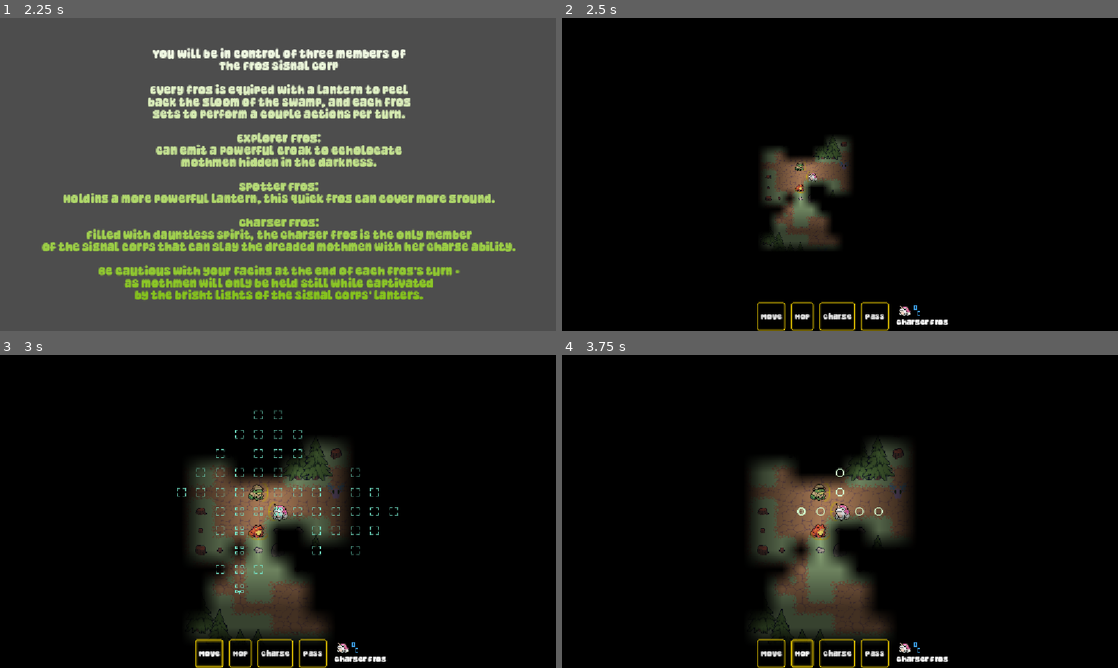
Above: before the commit, frames 1-4 (two rows, left to right).
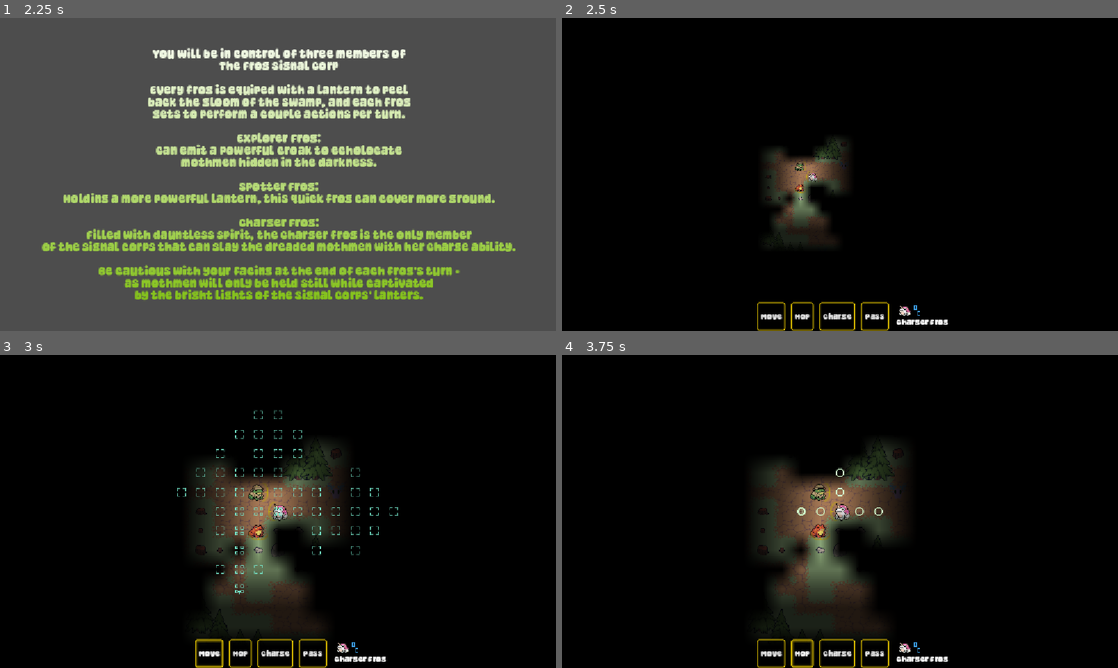
Above: after the commit, the same moments.

Repository: Habidakus/wild-jam-98-signal
Game: Godot game, scene res://scenes/main.tscn
Same seed, same stepped clock (60 frames per second), same inputs: the game is played once before the commit and once after it.
Inputs (mouse positions are in pixels of both pictures, inside the frame that each line leads up to):
- Up to frame 1 (2.25 s): tap Enter at 0.5 s; move the mouse to (400, 158) at 0.52 s; click (400, 158) at 0.67 s; click "Play" at 1.25 s; tap Space at 2 s; move the mouse to (166, 190) at 2.02 s; click (166, 190) at 2.17 s
- Up to frame 2 (2.5 s): no input
- Up to frame 3 (3 s): click "Move" at 2.75 s
- Up to frame 4 (3.75 s): click "Hop" at 3.5 s

Frame 1 is identical in both runs. In frame 2, 1.7% of the frame differs, in the area x 36-52%, y 39-73%; in frame 3, 5.2%; in frame 4, 5.3%, in the area x 35-62%, y 29-89%.

Commit message:
Use a shader for better fog of war granularity

Diff:
--- /dev/null
+++ b/art/fog_of_war.gdshader
@@ -0,0 +1,68 @@
+shader_type canvas_item;
+
+uniform sampler2D fog_data;
+uniform vec2 fog_size;
+
+float apply_fog(float x, float y, float ul, float ur, float ll, float lr)
+{
+	float upper_alpha = mix(ul, ur, x);
+	float lower_alpha = mix(ll, lr, x);
+	float alpha = mix(upper_alpha, lower_alpha, y);
+	return alpha;
+}
+
+void fragment() {
+	vec2 pixel = UV * fog_size;
+	vec2 UV_UL = vec2(floor(pixel.x), floor(pixel.y)) / fog_size;
+	vec2 UV_LR = vec2(ceil(pixel.x), ceil(pixel.y)) / fog_size;
+	vec2 UV_CENTER = (UV_UL + UV_LR) / 2.0;
+	float alpha_center = texture(fog_data, UV_CENTER).a;
+	float fx = fract(pixel.x);
+	float fy = fract(pixel.y);
+	if (fx < 0.5)
+	{
+		vec2 UV_CL = vec2(UV_UL.x, UV_CENTER.y);
+		float alpha_cl = texture(fog_data, UV_CL).a;
+		if (fy < 0.5)
+		{
+			vec2 UV_UC = vec2(UV_CENTER.x, UV_UL.y);
+			float alpha_uc = texture(fog_data, UV_UC).a;
+			vec2 UV_UR = vec2(UV_LR.x, UV_UL.y);
+			float alpha_ur = texture(fog_data, UV_UR).a;
+			float alpha_ul = texture(fog_data, UV_UL).a;
+			float alpha = apply_fog(fx * 2.0, fy * 2.0, alpha_ul, alpha_uc, alpha_cl, alpha_center);
+			COLOR = vec4(0, 0, 0, alpha);
+		}
+		else
+		{
+			vec2 UV_LL = vec2(UV_UL.x, UV_LR.y);
+			float alpha_ll = texture(fog_data, UV_LL).a;
+			vec2 UV_LC = vec2(UV_CENTER.x, UV_LR.y);
+			float alpha_lc = texture(fog_data, UV_LC).a;
+			float alpha = apply_fog(fx * 2.0, (fy - 0.5) * 2.0, alpha_cl, alpha_center, alpha_ll, alpha_lc);
+			COLOR = vec4(0, 0, 0, alpha);
+		}
+	}
+	else
+	{
+		vec2 UV_CR = vec2(UV_LR.x, UV_CENTER.y);
+		float alpha_cr = texture(fog_data, UV_CR).a;
+		if (fy < 0.5)
+		{
+			vec2 UV_UC = vec2(UV_CENTER.x, UV_UL.y);
+			float alpha_uc = texture(fog_data, UV_UC).a;
+			vec2 UV_UR = vec2(UV_LR.x, UV_UL.y);
+			float alpha_ur = texture(fog_data, UV_UR).a;
+			float alpha = apply_fog((fx - 0.5) * 2.0, fy * 2.0, alpha_uc, alpha_ur, alpha_center, alpha_cr);
+			COLOR = vec4(0, 0, 0, alpha);
+		}
+		else
+		{
+			vec2 UV_LC = vec2(UV_CENTER.x, UV_LR.y);
+			float alpha_lc = texture(fog_data, UV_LC).a;
+			float alpha_lr = texture(fog_data, UV_LR).a;
+			float alpha = apply_fog((fx - 0.5) * 2.0, (fy - 0.5) * 2.0, alpha_center, alpha_cr, alpha_lc, alpha_lr);
+			COLOR = vec4(0, 0, 0, alpha);
+		}
+	}
+}
--- /dev/null
+++ b/art/fog_of_war.tres
@@ -0,0 +1,7 @@
+[gd_resource type="ShaderMaterial" format=3 uid="uid://nffm0pf5qxip"]
+
+[ext_resource type="Shader" uid="uid://c6ysjxq1hmubs" path="res://art/fog_of_war.gdshader" id="1_lt1mu"]
+
+[resource]
+shader = ExtResource("1_lt1mu")
+shader_parameter/fog_size = Vector2(0, 0)
--- a/scenes/sms_play.tscn
+++ b/scenes/sms_play.tscn
@@ -2,7 +2,7 @@
 
 [ext_resource type="Script" uid="uid://tbfpu72ty3qq" path="res://scripts/sms_play.gd" id="1_yc7cj"]
 [ext_resource type="TileSet" uid="uid://btpbefeyvvie0" path="res://maps/tileset_dummy.tres" id="2_x7n7y"]
-[ext_resource type="TileSet" uid="uid://c28txgsyaetma" path="res://maps/tileset_fog_of_war.tres" id="3_nw82y"]
+[ext_resource type="Material" uid="uid://nffm0pf5qxip" path="res://art/fog_of_war.tres" id="4_gdi7g"]
 [ext_resource type="TileSet" uid="uid://d222aq3iwwhbj" path="res://maps/tileset_abilities.tres" id="4_s6t4g"]
 
 [node name="SMS_Play" type="Control" unique_id=191438879]
@@ -34,13 +34,9 @@
 unique_name_in_owner = true
 tile_set = ExtResource("2_x7n7y")
 
-[node name="FogOfWarLayer" type="TileMapLayer" parent="." unique_id=318256740]
-unique_name_in_owner = true
-visible = false
-tile_set = ExtResource("3_nw82y")
-
 [node name="FogOfWarRect" type="TextureRect" parent="." unique_id=1587390236]
 unique_name_in_owner = true
+material = ExtResource("4_gdi7g")
 layout_mode = 0
 offset_right = 40.0
 offset_bottom = 40.0
--- a/scripts/sms_play.gd
+++ b/scripts/sms_play.gd
@@ -230,6 +230,7 @@
 	%FogOfWarRect.position = top_left_pixel
 	%FogOfWarRect.size = total_pixel_size
 	%FogOfWarRect.texture = _fog_of_war_texture
+	%FogOfWarRect.material.set_shader_parameter("fog_size", Vector2(_max_x, _max_y))
 
 	_update_fog_of_war()
 
@@ -829,10 +830,10 @@
 var _fog_of_war_image: Image
 var _fog_of_war_texture: ImageTexture
 const _color_full_black: Color = Color(0, 0, 0, 1)
-const _color_has_seen: Color = Color(0,0,0,0.8)
-const _color_far: Color = Color(0,0,0,0.6)
-const _color_medium: Color = Color(0,0,0,0.4)
-const _color_close: Color = Color(0,0,0,0.2)
+const _color_has_seen: Color = Color(0,0,0,0.9)
+const _color_far: Color = Color(0,0,0,0.8)
+const _color_medium: Color = Color(0,0,0,0.6)
+const _color_close: Color = Color(0,0,0,0.3)
 const _color_full_bright: Color = Color(0, 0, 0, 0)
 func _update_fog_of_war(extra_fullbright: Array[Vector2i] = []) -> void:
 	for x in range(0, _max_x):
@@ -852,7 +853,8 @@
 	for fullbright: Vector2i in extra_fullbright:
 		_fog_of_war_image.set_pixel(fullbright.x, fullbright.y, _color_full_bright)
 	_fog_of_war_texture.update(_fog_of_war_image)
-	%FogOfWarRect.texture = _fog_of_war_texture
+	%FogOfWarRect.material.set_shader_parameter("fog_data", _fog_of_war_texture)
+	#%FogOfWarRect.texture = _fog_of_war_texture
 
 
 func update_light_level(map_loc: Vector2i, amount_of_darkness: float) -> void:
Not shown, added: art/fog_of_war.gdshader.uid
